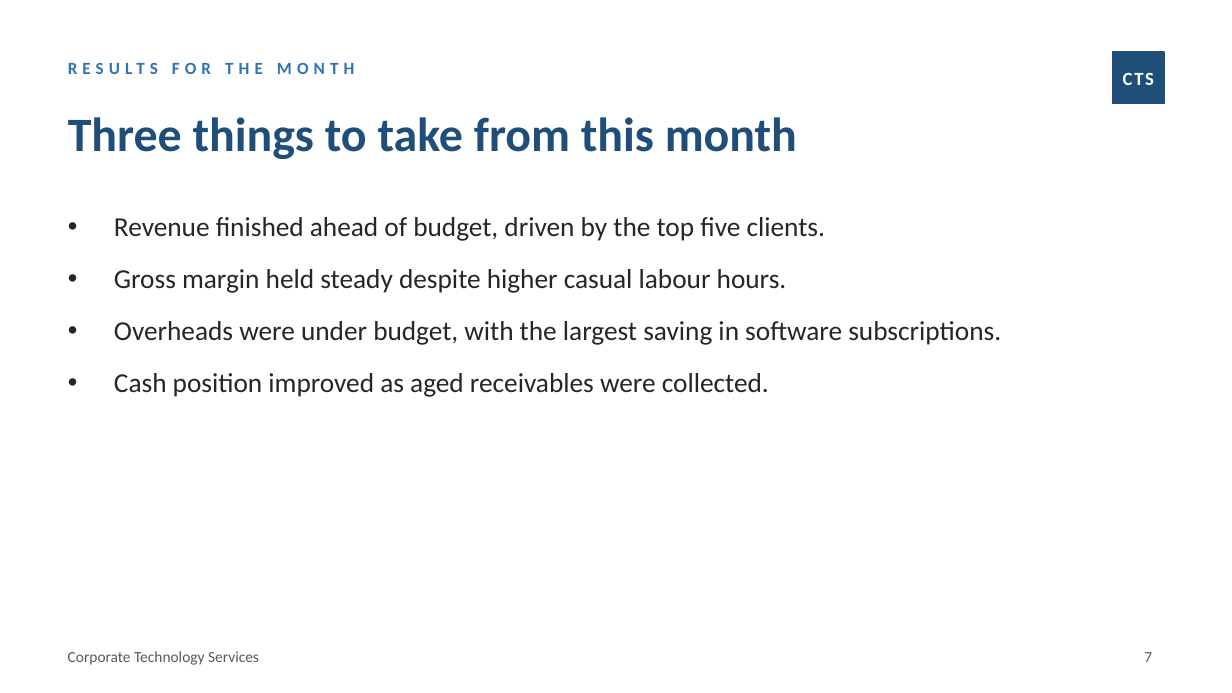
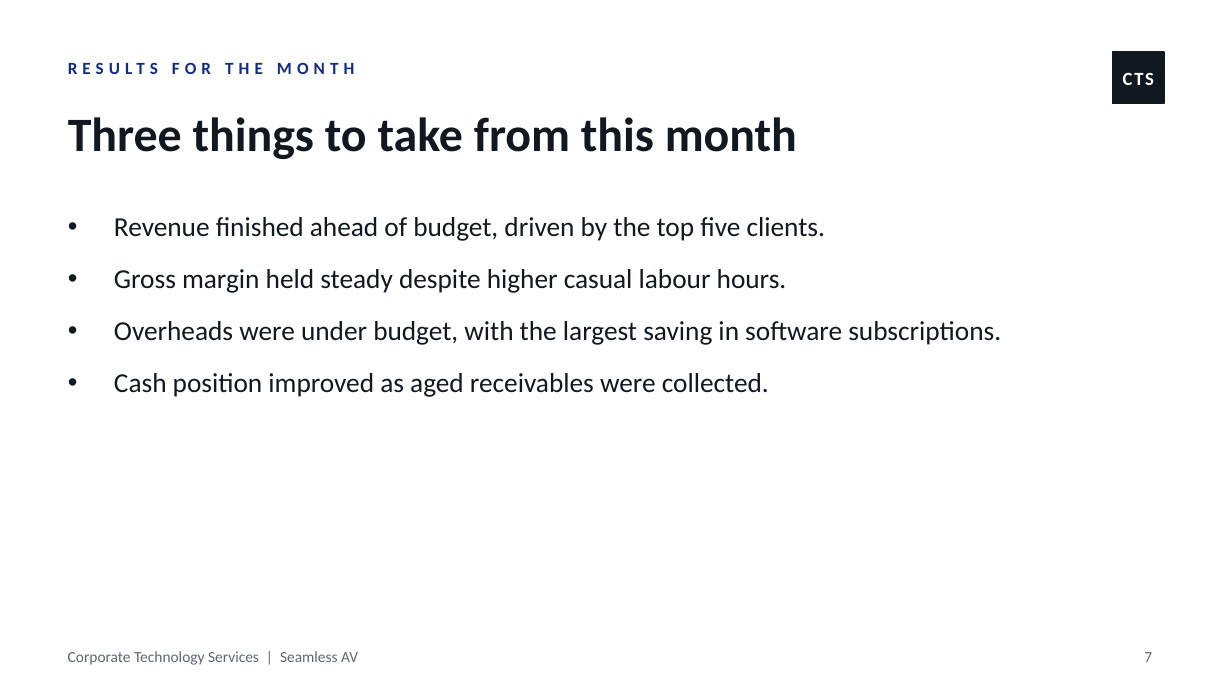
Before and after one commit to WesleyNelson-O33/Claude, a slide deck: slide 7 of presentation/CTS Presentation Template.pptx. Drawn at 1232x693 pixels with LibreOffice and Linux fonts; fonts in the diff are those of the drawing. Boxes give left, top, right and bottom in pixels: in the first picture for what was removed or moved away, otherwise in the second. Text is boxed around its words. In the diff, an @@ line names an element or a change of style, - is before the commit and + after.

```diff
--- a/presentation/CTS Presentation Template.pptx
+++ b/presentation/CTS Presentation Template.pptx
@@ text "RESULTS FOR THE MONTH" at [68, 49, 992, 86]: text colour #2E74B5 to #122B82 @@
@@ rectangle at [1112, 52, 1164, 103]: fill #1F4E79 to #121820; outline #1F4E79 1 pt to #121820 1 pt; proportions changed @@
@@ title "Three things to take from ..." at [68, 117, 797, 159]: text colour #1F4E79 to #121820 @@
@@ text "Revenue finished ahead of budget, ..." at [114, 217, 1001, 397]: text colour #262626 to #121820 @@
@@ text at [68, 651, 358, 665]: text changed; text colour #595959 to #5F6670 @@
-Corporate Technology Services
+Corporate Technology Services | Seamless AV
@@ page number at [1144, 652, 1152, 662]: text colour #595959 to #5F6670 @@
```
Also in this commit, not shown: 7 other slides changed, 2 other files.
